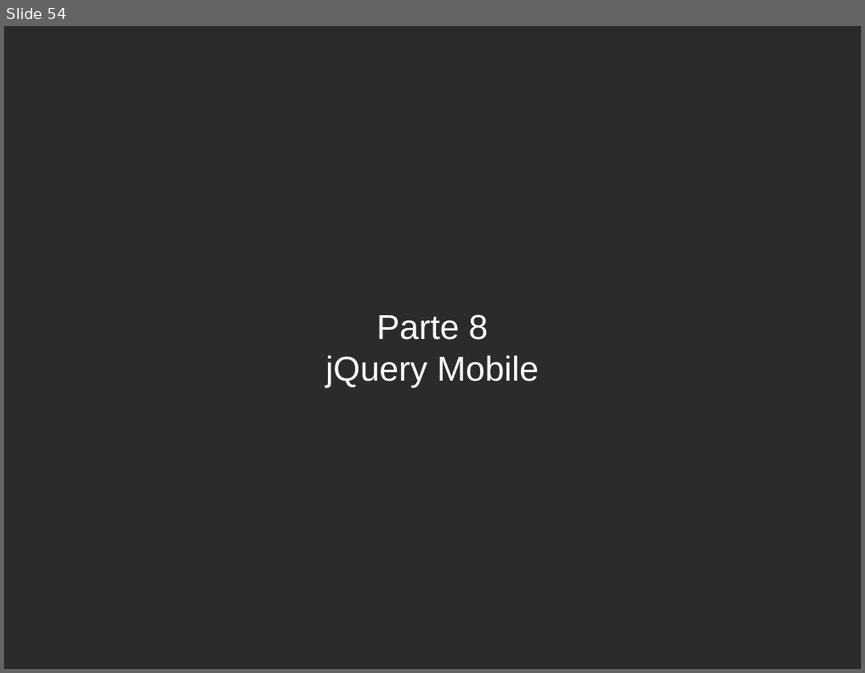
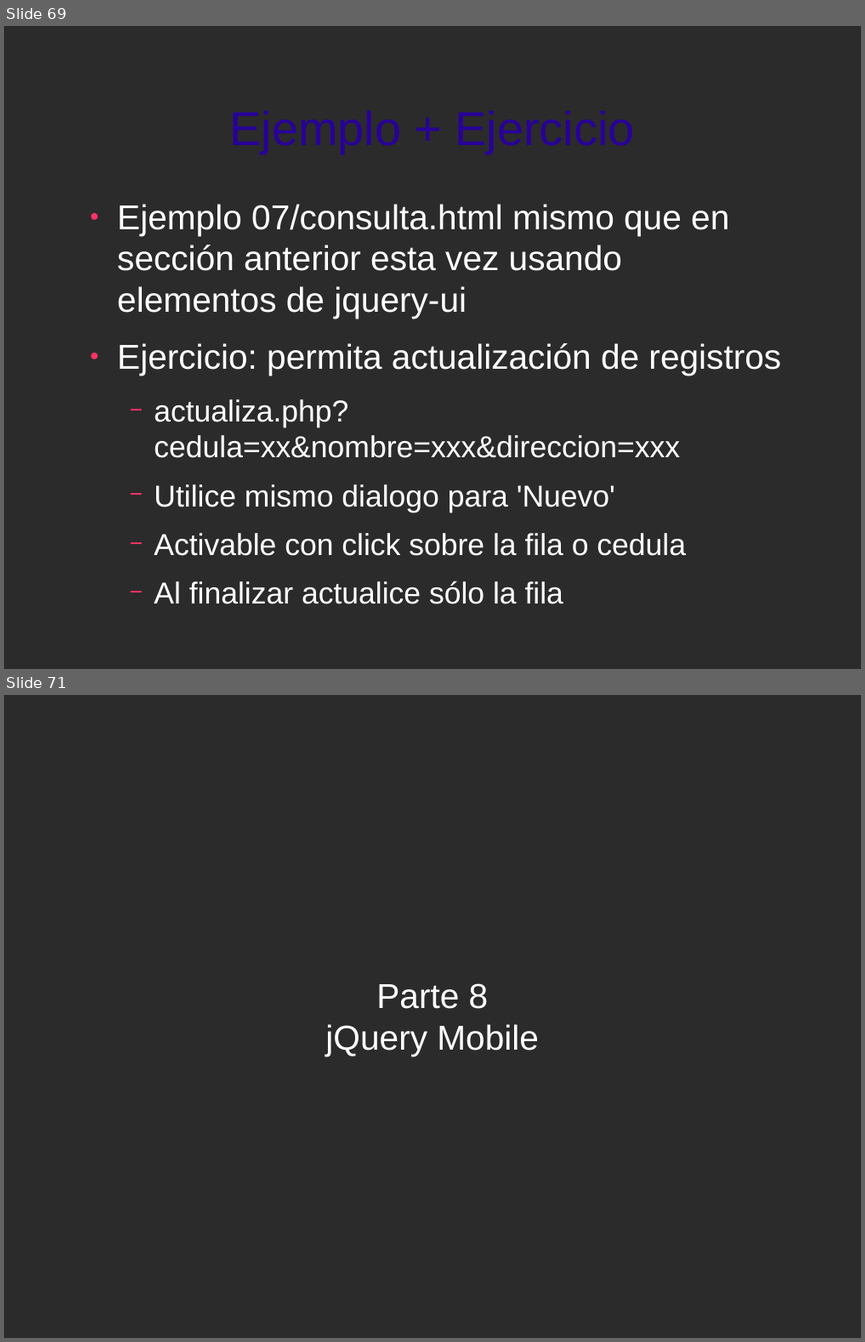
Before and after one commit to jorgeu/curso-jquery, a slide deck: curso-jquery.odp. Shown one above the other, each under a label of ours: slide 54 before the commit, slides 69 and 71 after it; the slides between them are not shown. The pictures are 865x673 and 865x1342 pixels, drawn with LibreOffice and Linux fonts; fonts in the diff are those of the drawing; background and template pictures are left out; a plain dark background stands for a picture behind light text. Boxes give left, top, right and bottom in pixels: in the first picture for what was removed or moved away, otherwise in the second. Text is boxed around its words. In the diff, an @@ line names an element or a change of style, - is before the commit and + after.

Commit message:
completado jquery-ui

```diff
--- a/curso-jquery.odp
+++ b/curso-jquery.odp
@@ slide 69 added at [4,26,861,669], background picture (left out) @@
@@ title added at [229,110,635,154], 44 pt, text #280099 @@
+Ejemplo + Ejercicio
@@ text added at [117,204,781,604], 28 pt, text #FFFFFF @@
+● Ejemplo 07/consulta.html mismo que en sección anterior esta vez usando elementos de jquery-ui
+● Ejercicio: permita actualización de registros
+  − actualiza.php?cedula=xx&nombre=xxx&direccion=xxx
+  − Utilice mismo dialogo para 'Nuevo'
+  − Activable con click sobre la fila o cedula
+  − Al finalizar actualice sólo la fila
@@ what was slide 54 is now slide 71 @@
```
Also in this commit, not shown: 16 other slides added, 50 other files.
